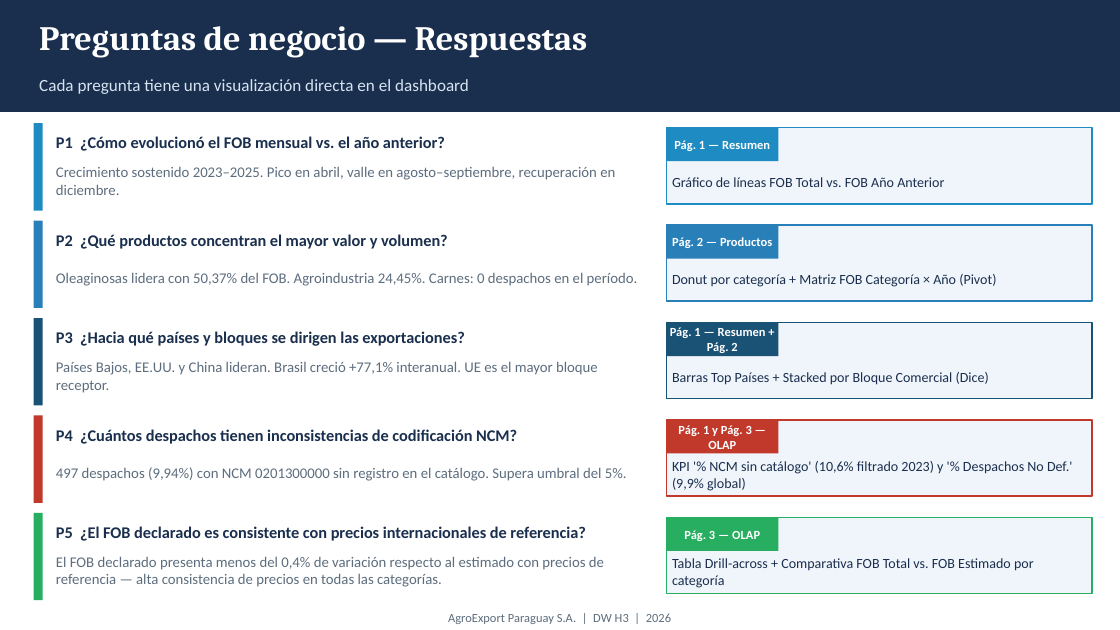
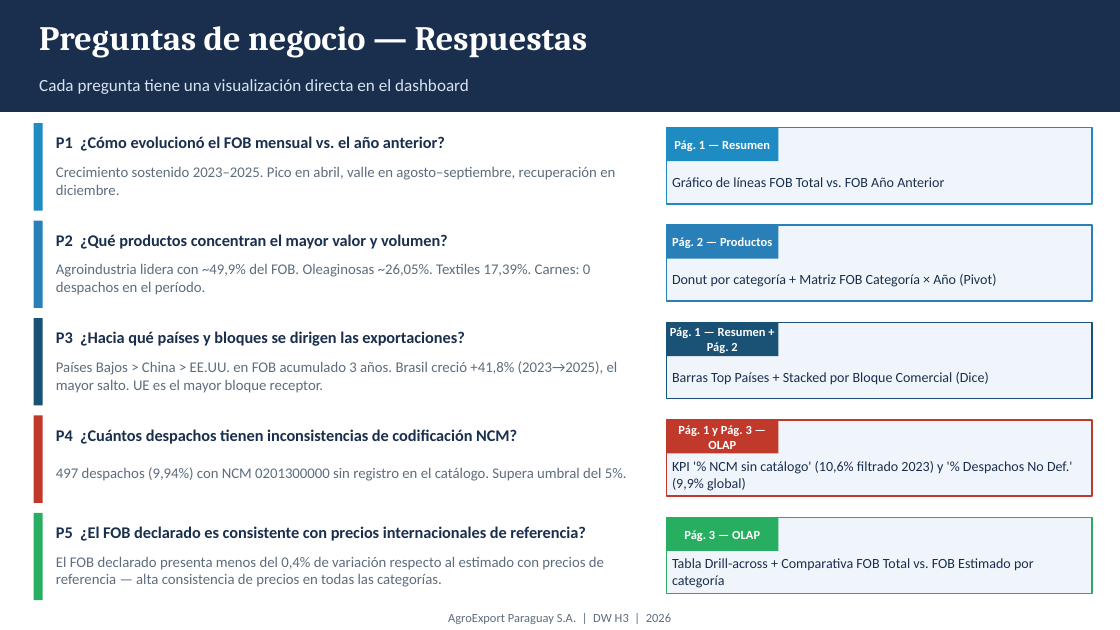
Before and after one commit to PedroSRM/agroexport-dw, a slide deck: slide 4 of presentacion/H3_Presentacion_AgroExport.pptx. Drawn at 1120x630 pixels with LibreOffice and Linux fonts; fonts in the diff are those of the drawing. Boxes give left, top, right and bottom in pixels: in the first picture for what was removed or moved away, otherwise in the second. Text is boxed around its words. In the diff, an @@ line names an element or a change of style, - is before the commit and + after.

Commit message:
fix: corregir cifras de crecimiento y liderazgo de categorías con datos reales
- PPTX: Agroindustria ~49,9% lidera (no Oleaginosas); Brasil +41,8% (no +77,1%)
- PPTX: eliminar '+52% interanual global' — reemplazado por cifras reales por país
- PPTX: footer y hallazgo P3 actualizados con variaciones reales (2023→2025)
- SQL: agregar Consulta 3 — variación interanual FOB por país de destino (top 10)

```diff
--- a/presentacion/H3_Presentacion_AgroExport.pptx
+++ b/presentacion/H3_Presentacion_AgroExport.pptx
@@ text at box(56, 263, 590, 295): text changed @@
-Oleaginosas lidera con 50,37% del FOB. Agroindustria 24,45%. Carnes: 0 despachos en el período.
+Agroindustria lidera con ~49,9% del FOB. Oleaginosas ~26,05%. Textiles 17,39%. Carnes: 0 despachos en el período.
@@ text at box(56, 361, 618, 393): text changed @@
-Países Bajos, EE.UU. y China lideran. Brasil creció +77,1% interanual. UE es el mayor bloque receptor.
+Países Bajos > China > EE.UU. en FOB acumulado 3 años. Brasil creció +41,8% (2023→2025), el mayor salto. UE es el mayor bloque receptor.
```
Also in this commit, not shown: 3 other slides changed, 1 other file.
